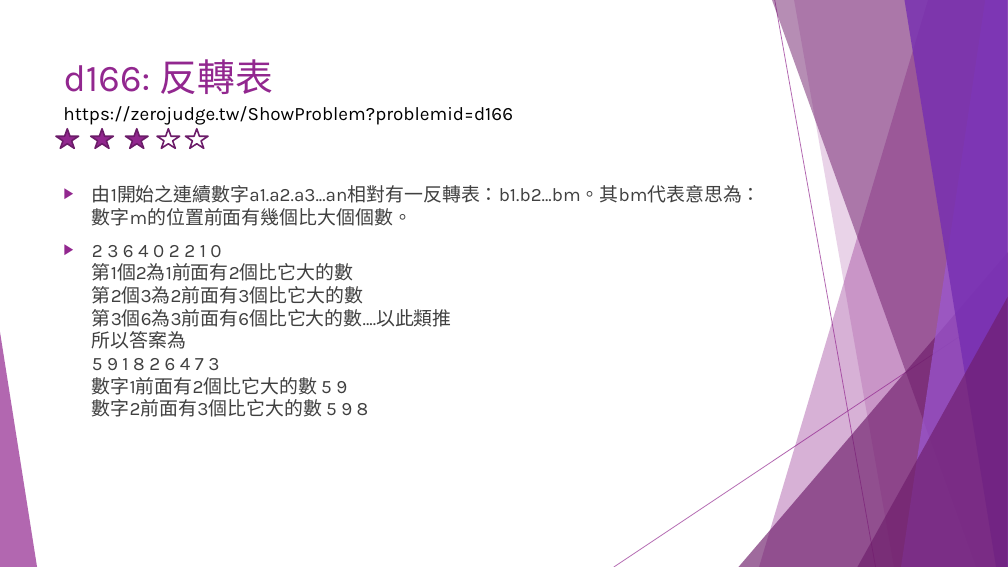
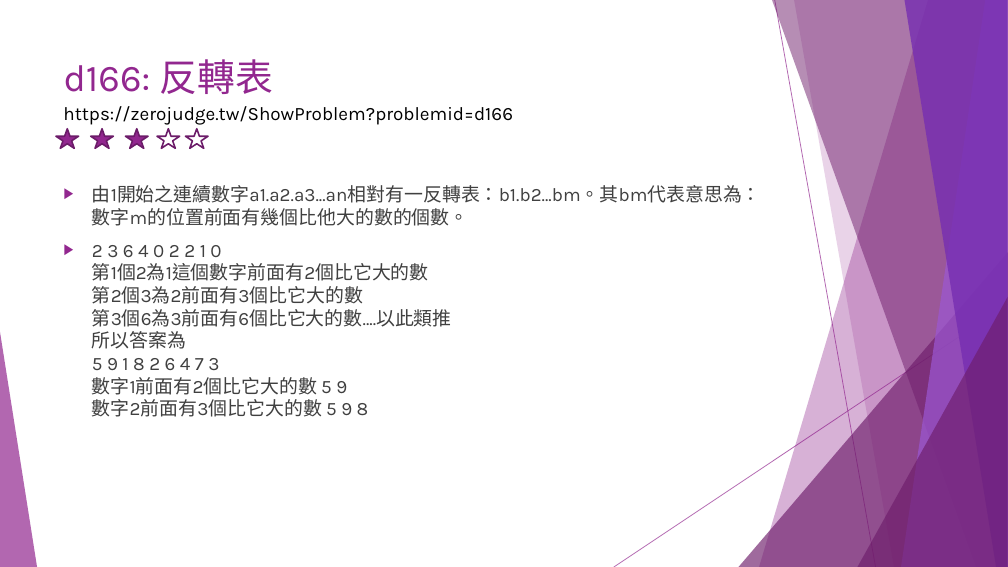
Before and after one commit to liulawsi/My_PPTs, a slide deck: slide 30 of LCC/Python/A1_邏輯思考訓練題.pptx. Drawn at 1008x567 pixels with LibreOffice and Linux fonts; fonts in the diff are those of the drawing. Boxes give left, top, right and bottom in pixels: in the first picture for what was removed or moved away, otherwise in the second. Text is boxed around its words. In the diff, an @@ line names an element or a change of style, - is before the commit and + after.

Commit message:
20210416

```diff
--- a/LCC/Python/A1_邏輯思考訓練題.pptx
+++ b/LCC/Python/A1_邏輯思考訓練題.pptx
@@ text at <box>92,185,761,417</box>: text changed @@
-▶ 由1開始之連續數字a1.a2.a3...an相對有一反轉表：b1.b2...bm。其bm代表意思為：數字m的位置前面有幾個比大個個數。
-▶ 2 3 6 4 0 2 2 1 0
-  第1個2為1前面有2個比它大的數
-  第2個3為2前面有3個比它大的數
-  第3個6為3前面有6個比它大的數....以此類推
-  所以答案為
-  5 9 1 8 2 6 4 7 3
-  數字1前面有2個比它大的數 5 9
-  數字2前面有3個比它大的數 5 9 8
+▶ 由1開始之連續數字a1.a2.a3...an相對有一反轉表：b1.b2...bm。其bm代表意思為：數字m的位置前面有幾個比他大的數的個數。
+▶ 2 3 6 4 0 2 2 1 0
+  第1個2為1這個數字前面有2個比它大的數
+  第2個3為2前面有3個比它大的數
+  第3個6為3前面有6個比它大的數....以此類推
+  所以答案為
+  5 9 1 8 2 6 4 7 3
+  數字1前面有2個比它大的數 5 9
+  數字2前面有3個比它大的數 5 9 8
```
Also in this commit, not shown: 4 other slides changed, 2 slides removed.
